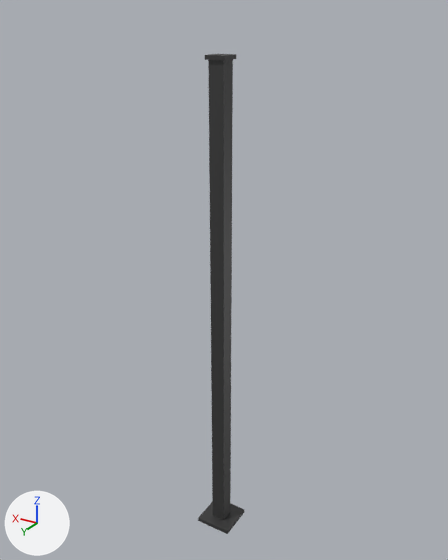
Two versions of the FBX model unity/Assets/Models/Paths/p421/pole.fbx, one commit apart.
Rendered twice from a camera (50 mm lens) standing at (-3.85, 6.35, 7.18) and looking at (0.05, -0.16, 3.92). Lighting does not change. The marker at lower left points along +X, +Y and +Z. The older version comes first. Where no turn or scale is listed for an object, it has been applied to the vertices.

Objects in the first picture: 'p421_pole'.
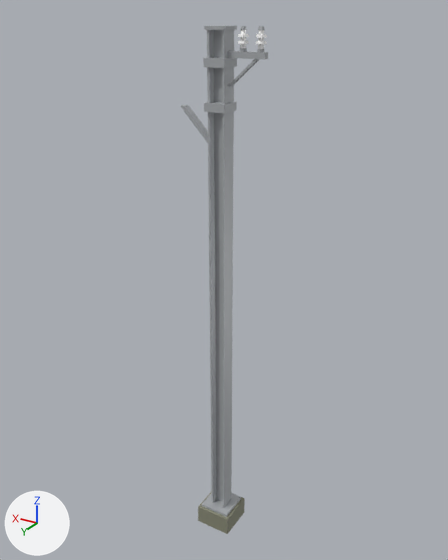
Location of each change, [x1, y1, x2, y2] in pixels of the pictures (448 x 560 px; the box of a moved part takes in the faces that stretch with it):
'p421_pole', reshaped, recoloured (89% wider): before [198, 54, 244, 534]; after [180, 26, 268, 534]
part 1 of me_p411_pole, added: after [202, 493, 241, 517]
part 2 of me_p411_pole, added: after [222, 30, 234, 507]
part 3 of me_p411_pole, added: after [207, 30, 216, 503]
part 4 of me_p411_pole, added: after [214, 30, 222, 501]
part 5 of me_p411_pole, moved or reshaped: before [205, 54, 236, 60]; after [204, 26, 237, 30]
part 6 of me_p411_pole, added: after [204, 102, 237, 114]
part 7 of me_p411_pole, added: after [203, 57, 237, 68]
part 8 of me_p411_pole, added: after [227, 51, 268, 59]
part 9 of me_p411_pole, added: after [258, 30, 264, 49]
part 10 of me_p411_pole, added: after [240, 30, 246, 48]
part 11 of me_p411_pole, moved or reshaped: before [198, 60, 244, 534]; after [180, 59, 260, 534]

What the commit changed:
Material 'PATH_CONCRETE' (mat_path_concrete) is new.
Its base color is (0.246, 0.251, 0.18) (grey #888976).
Material 'MAT_STEEL_LIGHT' (mat_mat_steel_light) is new.
Its base color is (0.45, 0.47, 0.49) (grey #b3b6ba).
Its metallic is 0.25.
Its roughness is 0.45.
Material 'BD_WHITE_WALL' (mat_bd_white_wall) is new.
Its base color is (1.0, 1.0, 1.0) (white #ffffff).
me_p411_pole is used by ob_p421_pole; location (0.0, 0.0, 0.0).
me_p411_pole had 24 vertices, 18 faces and spanned x -0.26..0.26, y -0.26..0.26, z 0.0..6.75.
me_p411_pole no longer uses material mat_path_metal (dark grey #4f4f4f).
me_p411_pole now has 208 vertices, 206 faces and spans x -0.58..0.55, y -0.26..0.26, z 0.0..7.05.
me_p411_pole part 1: a new loose piece, a box spanning x -0.22..0.22, y -0.22..0.22, z 0.28..0.32, in mat_mat_steel_light (grey #b3b6ba).
me_p411_pole part 2: a new loose piece, a box spanning x -0.11..-0.082, y -0.11..0.11, z 0.32..7.01, in mat_mat_steel_light (grey #b3b6ba).
me_p411_pole part 3: a new loose piece, a box spanning x 0.082..0.11, y -0.11..0.11, z 0.32..7.01, in mat_mat_steel_light (grey #b3b6ba).
me_p411_pole part 4: a new loose piece, a box spanning x -0.082..0.082, y -0.016..0.016, z 0.32..7.01, in mat_mat_steel_light (grey #b3b6ba).
me_p411_pole part 5: the loose piece of 8 vertices spanning x -0.13..0.13, y -0.13..0.13, z 6.7..6.75 is moved by (0.0, 0.0, 0.31), in mat_mat_steel_light (grey #b3b6ba).
me_p411_pole part 6: a new loose piece, a box spanning x -0.13..0.14, y -0.14..0.14, z 6.13..6.23, in mat_mat_steel_light (grey #b3b6ba).
me_p411_pole part 7: a new loose piece, a box spanning x -0.13..0.14, y -0.14..0.14, z 6.62..6.72, in mat_mat_steel_light (grey #b3b6ba).
me_p411_pole part 8: a new loose piece, a box spanning x -0.58..-0.11, y -0.035..0.035, z 6.72..6.79, in mat_mat_steel_light (grey #b3b6ba).
me_p411_pole part 9: a new loose piece, a 6-sided cut cone along z (radius 0.036 at the low end, 0.034 at the high end) spanning x -0.546..-0.474, y -0.031..0.031, z 6.826..7.014, in mat_bd_white_wall (white #ffffff).
me_p411_pole part 10: a new loose piece, a 6-sided cut cone along z (radius 0.036 at the low end, 0.034 at the high end) spanning x -0.326..-0.254, y -0.031..0.031, z 6.826..7.014, in mat_bd_white_wall (white #ffffff).
me_p411_pole part 11: 12 vertices removed from x -0.26..0.26, y -0.26..0.26, z 0.06..6.7; 20 vertices added at x -0.49..0.55, y -0.26..0.26, z 0.28..6.72.
Other edits to the shape of me_p411_pole do not show in these pictures.
me_p411_pole gains material mat_mat_steel_light (grey #b3b6ba).
me_p411_pole gains material mat_path_concrete (grey #888976).
me_p411_pole gains material mat_bd_white_wall (white #ffffff).
